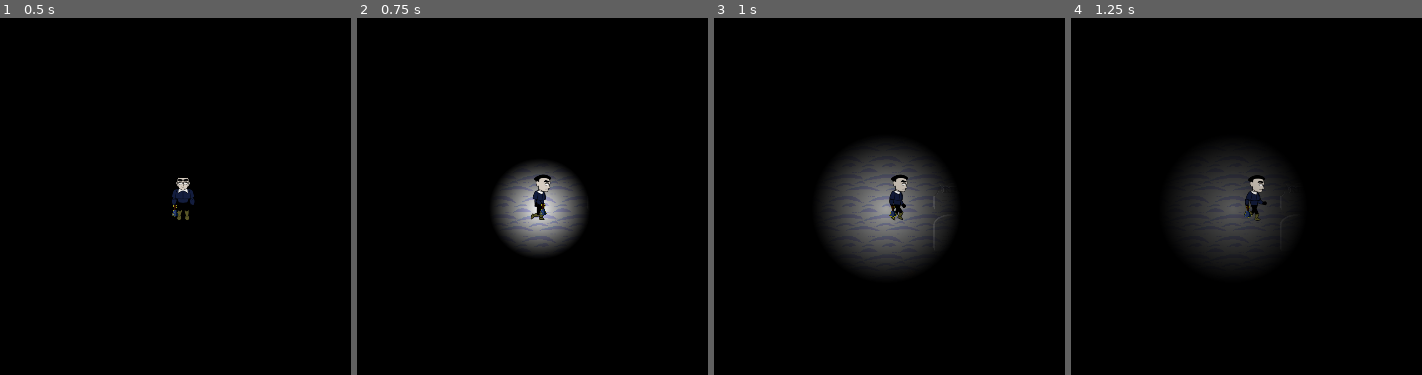
Above: before the commit, frames 1-4 (left to right).
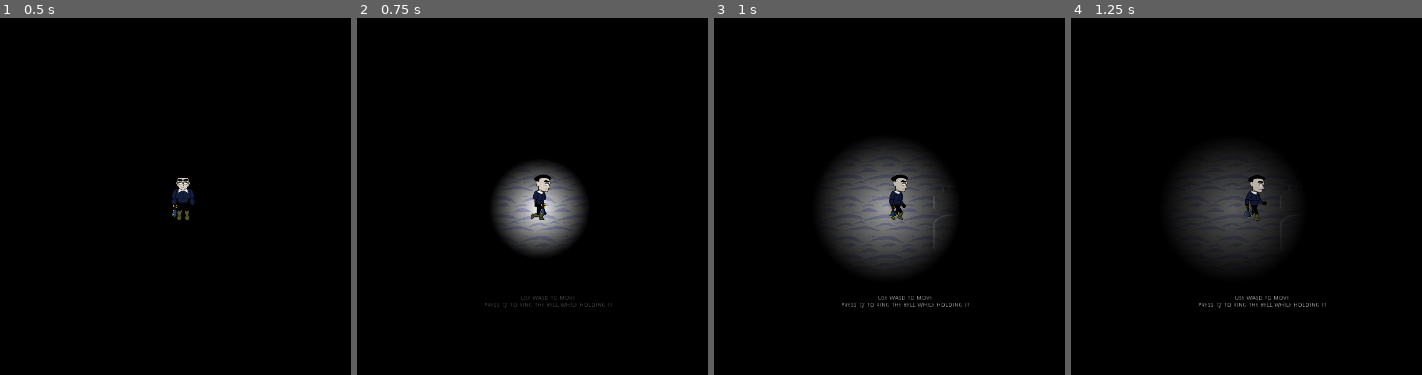
Above: after the commit, the same moments.

Repository: Team-JEDI/GodotWildJam16
Game: Godot game, scene res://scenes/levels/1.tscn
Same seed, same stepped clock (60 frames per second), same inputs: the game is played once before the commit and once after it. This scene is started directly instead of the project's main scene. Sound files missing from this copy of the repository are replaced by a short silence.
Inputs (mouse positions are in pixels of both pictures, inside the frame that each line leads up to):
- Up to frame 1 (0.5 s): no input
- Up to frame 2 (0.75 s): tap Enter at 0.5 s; move the mouse to (outside the picture) at 0.52 s; hold Right (move_right) from 0.53 s (still down); tap E (interact) at 0.6 s
- Up to frame 3 (1 s): keep holding Right (move_right)
- Up to frame 4 (1.25 s): keep holding Right (move_right)

Frame 1 is identical in both runs. In frame 2, 0.1% of the frame differs, in the area x 36-73%, y 77-82%; in frame 3, 0.3%; in frame 4, 0.3%.

Commit message:
Adding instruction text to level 1

Diff:
--- a/game/scenes/levels/1.tscn
+++ b/game/scenes/levels/1.tscn
@@ -30,6 +30,21 @@
 
 [node name="CollisionShape2D" parent="EndZone" index="0"]
 shape = SubResource( 1 )
+
+[node name="tut_text" type="Label" parent="ui" index="3"]
+modulate = Color( 1, 1, 1, 0 )
+anchor_top = 0.6
+anchor_right = 1.0
+anchor_bottom = 0.8
+margin_right = 40.0
+margin_bottom = 14.0
+text = "Tutorial text"
+align = 1
+valign = 1
+uppercase = true
+__meta__ = {
+"_edit_use_anchors_": false
+}
 
 [node name="Character" parent="." index="5"]
 position = Vector2( 1700, 5755 )
--- a/game/scripts/LevelTemplate.gd
+++ b/game/scripts/LevelTemplate.gd
@@ -4,6 +4,7 @@
 
 onready var Echo = preload("res://scenes/Echo.tscn")
 onready var alert = $ui/time_alert
+onready var tut_label = $ui/tut_text
 onready var go_popup = $ui/gameover_popup
 onready var pause_popup = $ui/pause_popup
 
@@ -25,6 +26,8 @@
 	for interactable in $Interactables.get_children():
 		if "Key" in interactable.name:
 			interactable.connect("key_noise_made", self, "_on_noise_made")
+	for trigger in $VOTriggers.get_children():
+		trigger.connect("instruction_triggered", self, "_on_instruction_text")
 
 	GameTimer.start_new_game()
 
@@ -63,6 +66,34 @@
 
 	# Fade out
 	label_tween.interpolate_property(alert, "modulate:a", 1.0, 0.0, 0.5, Tween.TRANS_LINEAR, Tween.EASE_IN)
+	label_tween.start()
+	yield(label_tween, "tween_all_completed")
+	label_tween.queue_free()
+
+func _on_instruction_text(instruction_num):
+
+	match instruction_num:
+		1:
+			tut_label.text = "Use WASD to move\nPress 'Q' to ring the bell while holding it"
+		2:
+			tut_label.text = "Press 'TAB' to switch between your bell and keys\nPress 'E' to open gates"
+		3:
+			tut_label.text = "Use the bell to find keys"
+		4:
+			tut_label.text = "Press 'Q' to unlock gates while holding keys"
+
+	# Fade in
+	var label_tween = Tween.new()
+	add_child(label_tween)
+	label_tween.interpolate_property(tut_label, "modulate:a", 0.0, 1.0, 0.5, Tween.TRANS_LINEAR, Tween.EASE_IN)
+	label_tween.start()
+	yield(label_tween, "tween_all_completed")
+
+	# Wait a few seconds
+	yield(get_tree().create_timer(3.0), "timeout")
+
+	# Fade out
+	label_tween.interpolate_property(tut_label, "modulate:a", 1.0, 0.0, 0.5, Tween.TRANS_LINEAR, Tween.EASE_IN)
 	label_tween.start()
 	yield(label_tween, "tween_all_completed")
 	label_tween.queue_free()
--- a/game/scripts/VOTriggerArea.gd
+++ b/game/scripts/VOTriggerArea.gd
@@ -4,6 +4,8 @@
 var already_triggered : bool = false
 
 onready var audio_player := $AudioStreamPlayer
+
+signal instruction_triggered
 
 func _ready():
 	connect("body_entered", self, "_on_body_entered")
@@ -19,6 +21,7 @@
 				already_triggered = true
 				play_line(1)
 				yield(audio_player, "finished")
+				emit_signal("instruction_triggered", 1)
 				queue_free()
 			2:
 				already_triggered = true
@@ -35,17 +38,20 @@
 				already_triggered = true
 				play_line(5)
 				yield(audio_player, "finished")
+				emit_signal("instruction_triggered", 2)
 				queue_free()
 			4:
 				already_triggered = true
 				play_line(6)
 				yield(audio_player, "finished")
+				emit_signal("instruction_triggered", 3)
 				queue_free()
 			5:
 				if body.has_level_end_key:
 					already_triggered = true
 					play_line(7)
 					yield(audio_player, "finished")
+					emit_signal("instruction_triggered", 4)
 					queue_free()
 			6:
 				already_triggered = true
